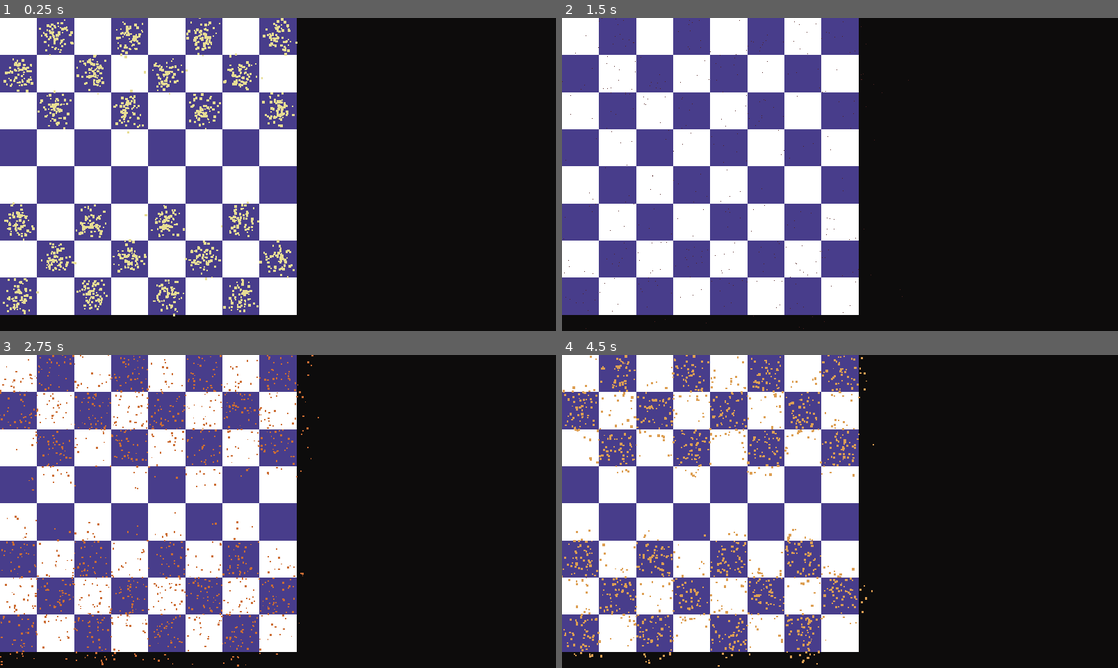
Above: before the commit, frames 1-4 (two rows, left to right).
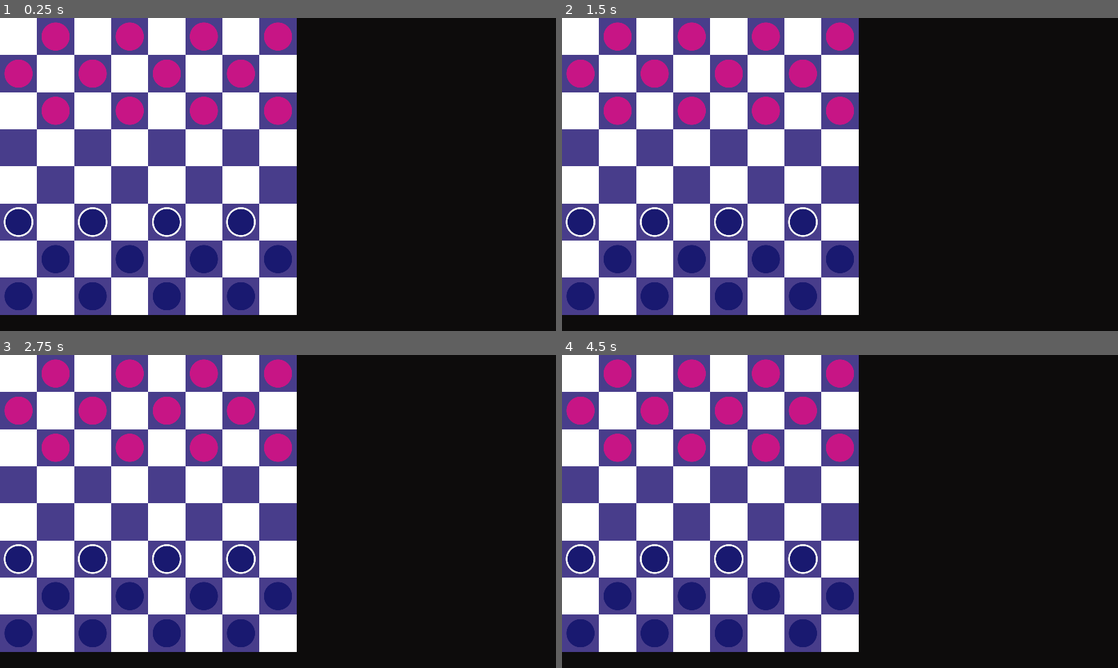
Above: after the commit, the same moments.

Repository: mattsullentrup/godot-checkers
Game: Godot game, scene res://rewrite/level/level.tscn
Same seed, same stepped clock (60 frames per second), same inputs: the game is played once before the commit and once after it.
Inputs (mouse positions are in pixels of both pictures, inside the frame that each line leads up to):
- Up to frame 1 (0.25 s): no input
- Up to frame 2 (1.5 s): move the mouse to (962, 158) at 0.52 s; press the mouse at (962, 158) at 0.53 s; move the mouse to (728, 190) at 1.27 s; release the mouse at (728, 190) at 1.28 s; right-click (728, 190) at 1.35 s; click (728, 190) at 1.42 s
- Up to frame 3 (2.75 s): move the mouse to (333, 442) at 2.02 s; press the mouse at (333, 442) at 2.03 s
- Up to frame 4 (4.5 s): move the mouse to (812, 574) at 2.77 s; release the mouse at (812, 574) at 2.78 s; right-click (812, 574) at 2.85 s; click (812, 574) at 2.92 s; move the mouse to (1006, 558) at 3.52 s; press the mouse at (1006, 558) at 3.53 s; move the mouse to (673, 464) at 4.27 s; release the mouse at (673, 464) at 4.28 s; right-click (673, 464) at 4.35 s; click (673, 464) at 4.42 s

The runs differ from the first frame. In frame 1, 9.5% of the frame differs, in the area x 0-54%, y 0-96%; in frame 2, 8.9%; in frame 3, 10%; in frame 4, 11%, in the area x 0-57%, y 0-100%.

Commit message:
Add jump tween to king circle

Diff:
--- a/9_10_24_checkers/rewrite/units/unit/unit.tscn
+++ b/9_10_24_checkers/rewrite/units/unit/unit.tscn
@@ -43,7 +43,9 @@
 
 [node name="GPUParticles2D" type="GPUParticles2D" parent="."]
 z_index = 1
+emitting = false
 amount = 64
 process_material = SubResource("ParticleProcessMaterial_k3b2s")
 lifetime = 2.0
+one_shot = true
 explosiveness = 1.0
--- a/9_10_24_checkers/rewrite/units/unit/unit_visuals.gd
+++ b/9_10_24_checkers/rewrite/units/unit/unit_visuals.gd
@@ -70,6 +70,14 @@
 			.set_trans(Tween.TRANS_SINE) \
 			.set_ease(Tween.EASE_IN)
 
+	tween.parallel().tween_property(self, "_king_radius", BIG_RADIUS + KING_INITIAL_RADIUS, grow_time) \
+			.set_trans(Tween.TRANS_SINE) \
+			.set_ease(Tween.EASE_OUT)
+
+	tween.parallel().tween_property(self, "_king_radius", KING_INITIAL_RADIUS, shrink_time).set_delay(grow_time)\
+			.set_trans(Tween.TRANS_SINE) \
+			.set_ease(Tween.EASE_IN)
+
 
 func _draw_available_cells() -> void:
 	for move in _parent.available_cells:
